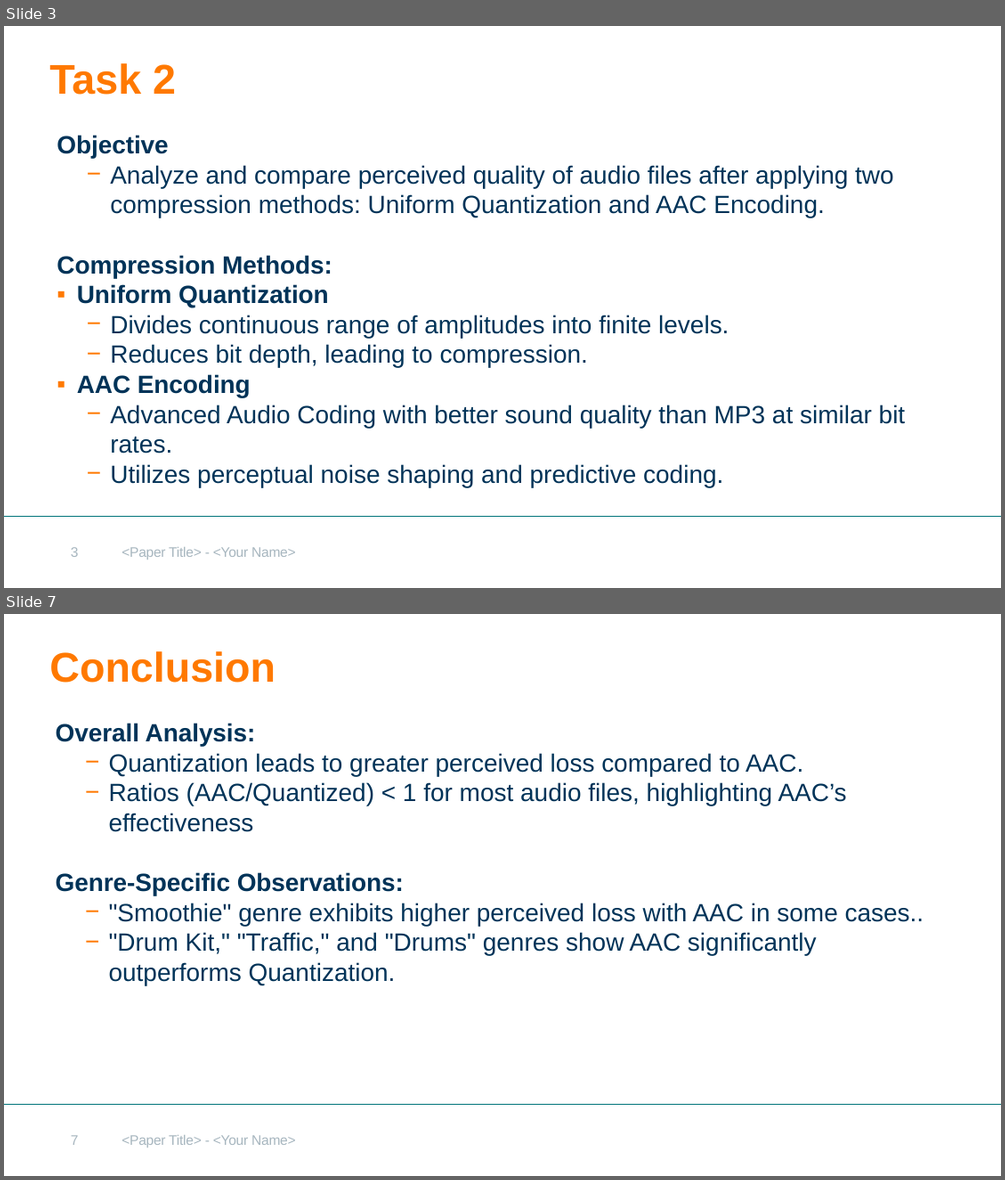
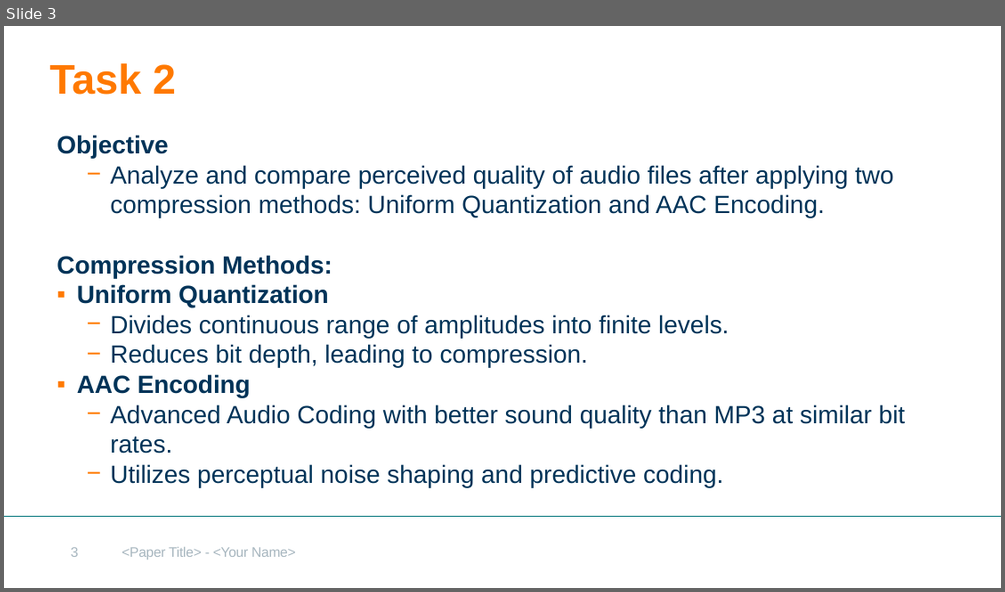
Before and after one commit to javvadasghar/MRSP_Seminar_Project_Group8, a slide deck: Project Presentation.pptx. Shown one above the other, each under a label of ours: slides 3 and 7 before the commit, slide 3 after it; the slides between them are not shown. The pictures are 1005x1180 and 1005x592 pixels, drawn with LibreOffice and Linux fonts; fonts in the diff are those of the drawing; background and template pictures are left out. Boxes give left, top, right and bottom in pixels: in the first picture for what was removed or moved away, otherwise in the second. Text is boxed around its words. In the diff, an @@ line names an element or a change of style, - is before the commit and + after.

```diff
--- a/Project Presentation.pptx
+++ b/Project Presentation.pptx
@@ slide 7 removed at box(4, 614, 1001, 1176), background #FFFFFF; not listed: 2 template elements that a slide beside it also shows @@
@@ title removed at box(49, 651, 275, 683) @@
-Conclusion
@@ text removed at box(56, 723, 924, 985) @@
-Overall Analysis:
-    − Quantization leads to greater perceived loss compared to AAC.
-    − Ratios (AAC/Quantized) < 1 for most audio files, highlighting AAC’s effectiveness
-Genre-Specific Observations:
-    − "Smoothie" genre exhibits higher perceived loss with AAC in some cases..
-    − "Drum Kit," "Traffic," and "Drums" genres show AAC significantly outperforms Quantization.
@@ page number removed at box(71, 1135, 79, 1144) @@
-7
```
Also in this commit, not shown: 1 slide changed, 4 slides added, 3 other slides removed, 1 other file.
